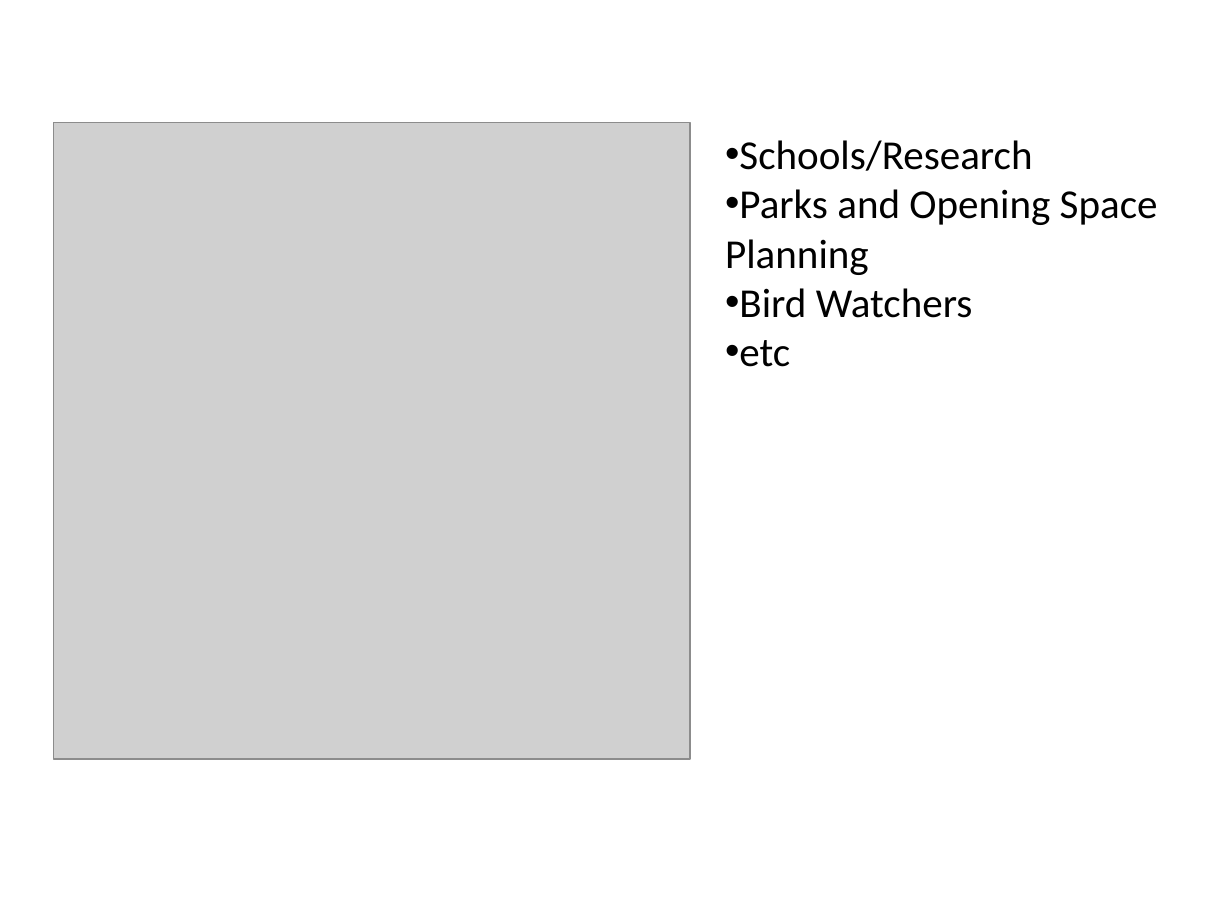
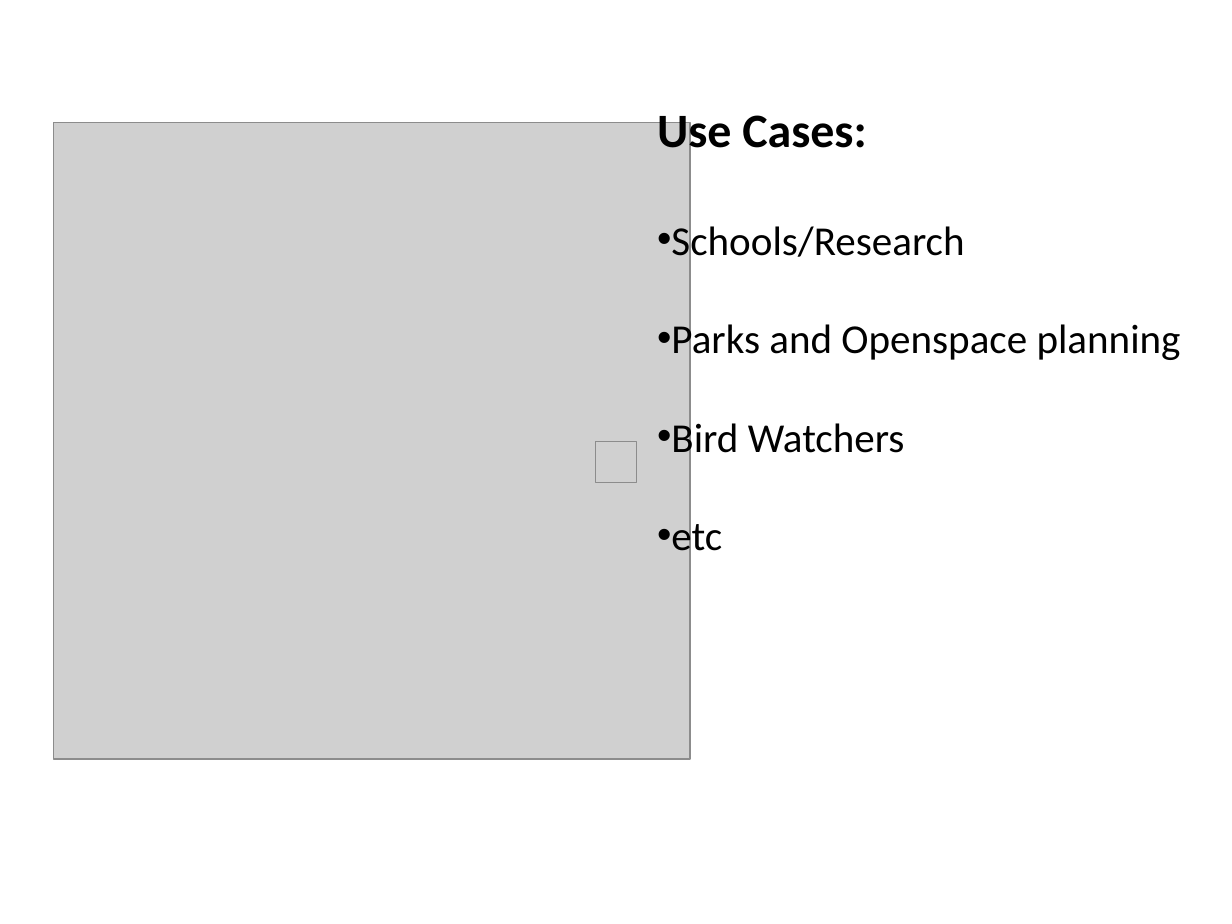
Before and after one commit to loleg/mz-forest-sound-track, a slide deck: slide 3 of Forest Sound-Track.pptx (slide 4 before the commit). Drawn at 1232x924 pixels with LibreOffice and Linux fonts; fonts in the diff are those of the drawing; grey boxes stand for pictures. Boxes give left, top, right and bottom in pixels: in the first picture for what was removed or moved away, otherwise in the second. Text is boxed around its words. In the diff, an @@ line names an element or a change of style, - is before the commit and + after.

```diff
--- a/Forest Sound-Track.pptx
+++ b/Forest Sound-Track.pptx
@@ text added at (657, 107, 866, 159), 28 pt, text #000000, bold @@
+Use Cases:
@@ text "Schools/Research": place and size @@
-text "Schools/Research" at (725, 140, 1158, 367)
+text "Schools/Research" at (671, 221, 1181, 561)
@@ text at (671, 319, 1181, 363): text changed @@
-• Parks and Opening Space Planning
+• Parks and Openspace planning
@@ picture added at (595, 441, 636, 482) @@
```
Also in this commit, not shown: 3 other slides changed, 2 slides added, 2 slides removed, 1 other file.
